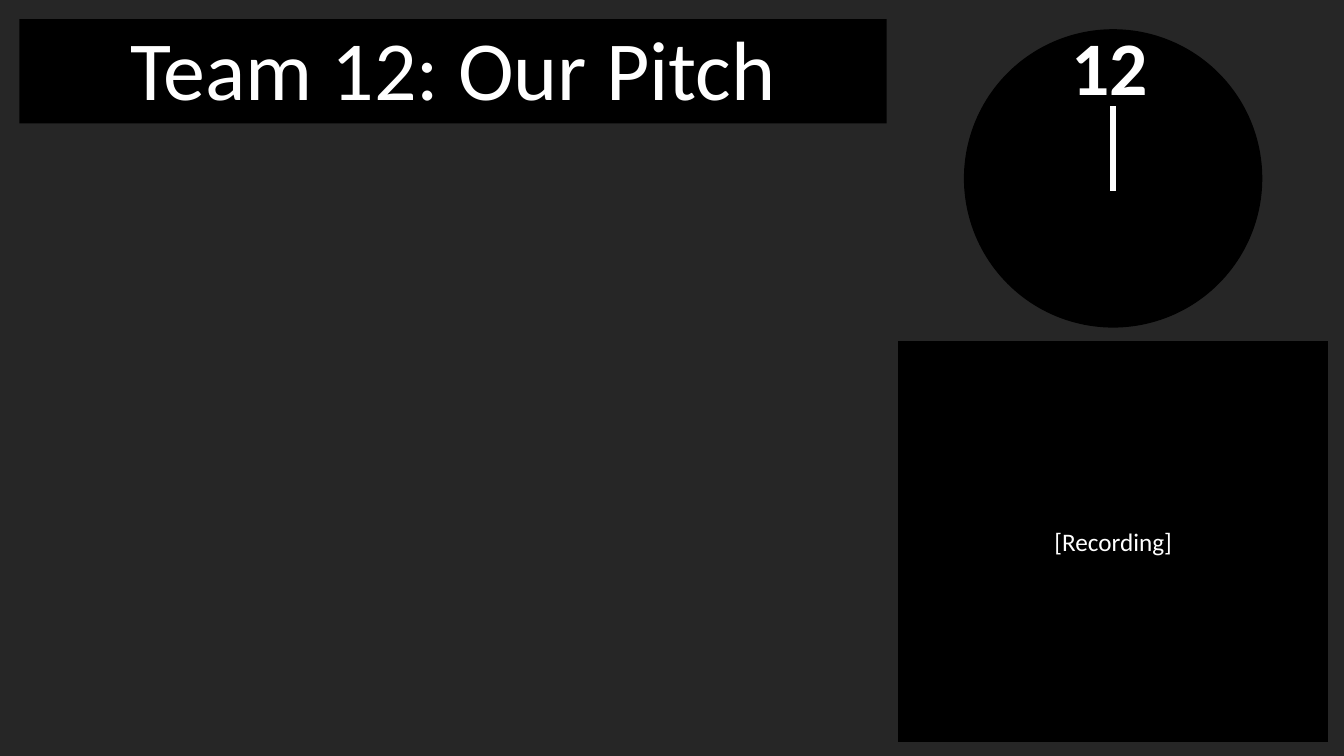
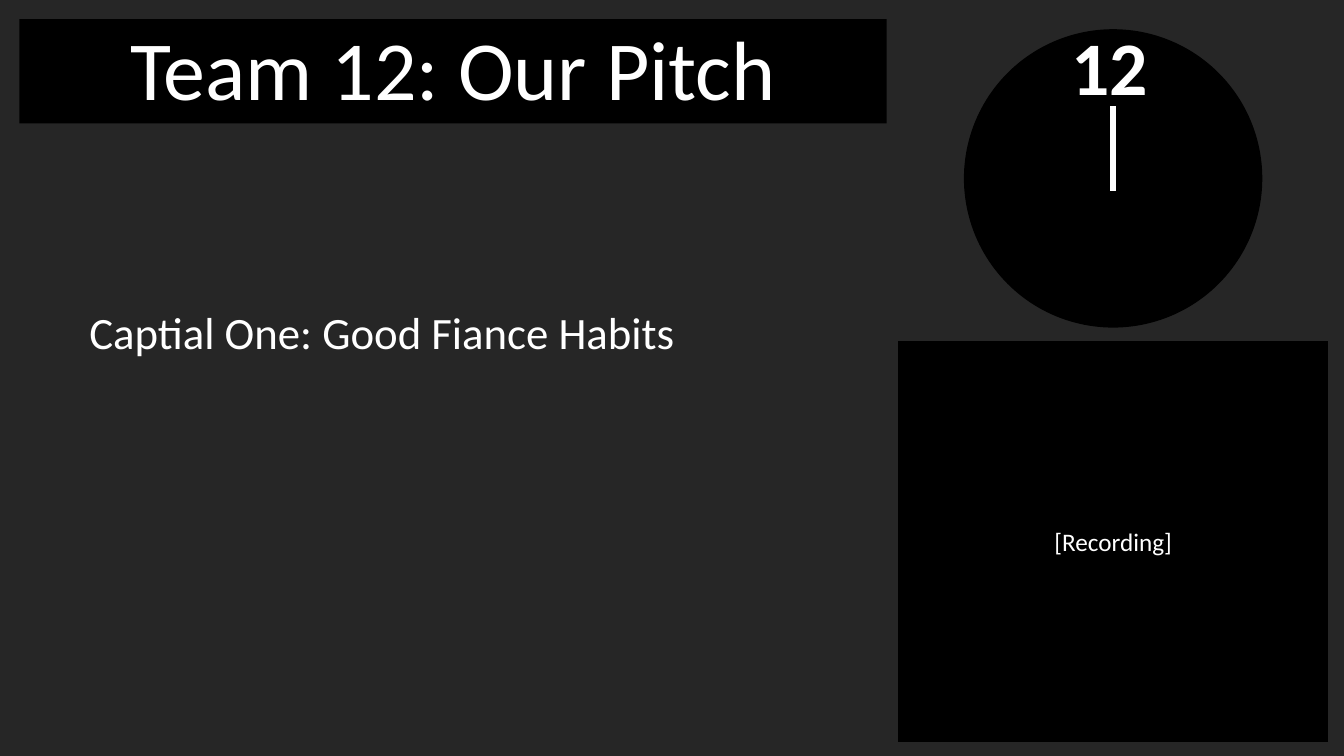
Before and after one commit to efyzx1UoN/Self-Service, a slide deck: slide 1 of docs/Slides/Good_Finance_Habits.pptx. Drawn at 1344x756 pixels with LibreOffice and Linux fonts; fonts in the diff are those of the drawing. Boxes give left, top, right and bottom in pixels: in the first picture for what was removed or moved away, otherwise in the second. Text is boxed around its words. In the diff, an @@ line names an element or a change of style, - is before the commit and + after.

```diff
--- a/docs/Slides/Good_Finance_Habits.pptx
+++ b/docs/Slides/Good_Finance_Habits.pptx
@@ text added at (x1=89, y1=318, x2=675, y2=357), 32 pt, text #FFFFFF @@
+Captial One: Good Fiance Habits
```
Also in this commit, not shown: 1 other slide changed, 1 slide added, 1 slide removed.
